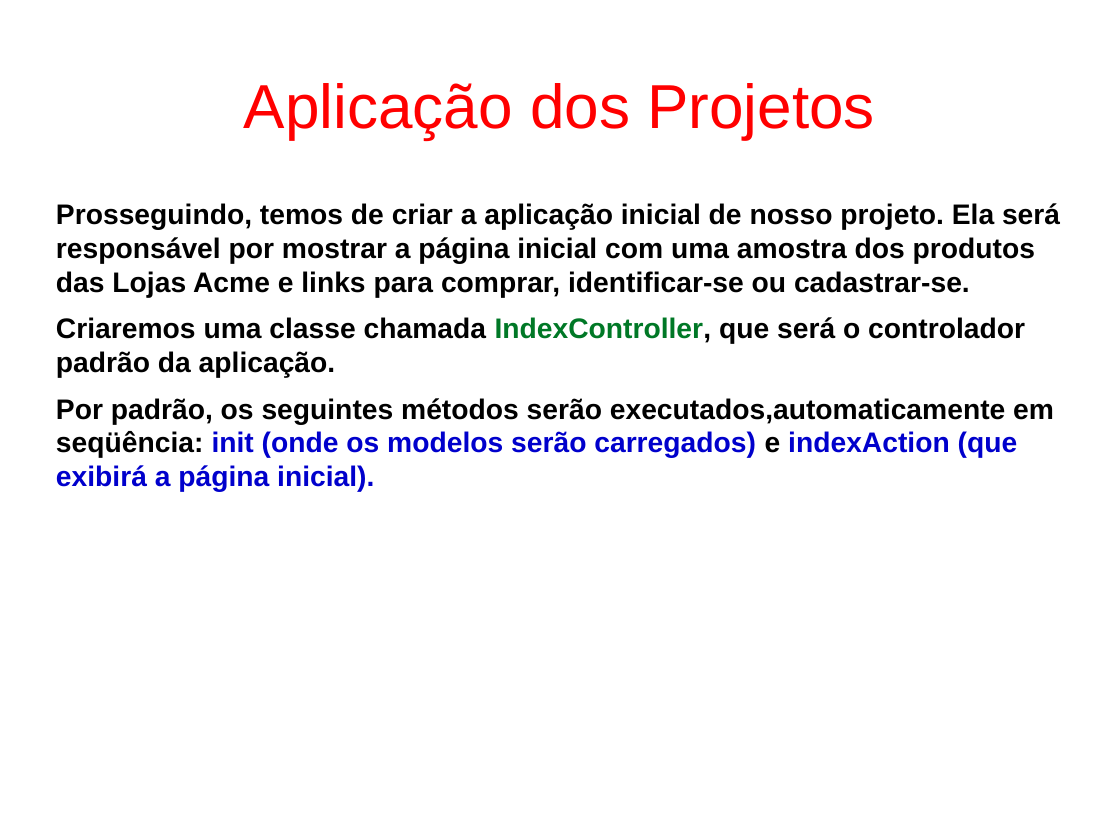
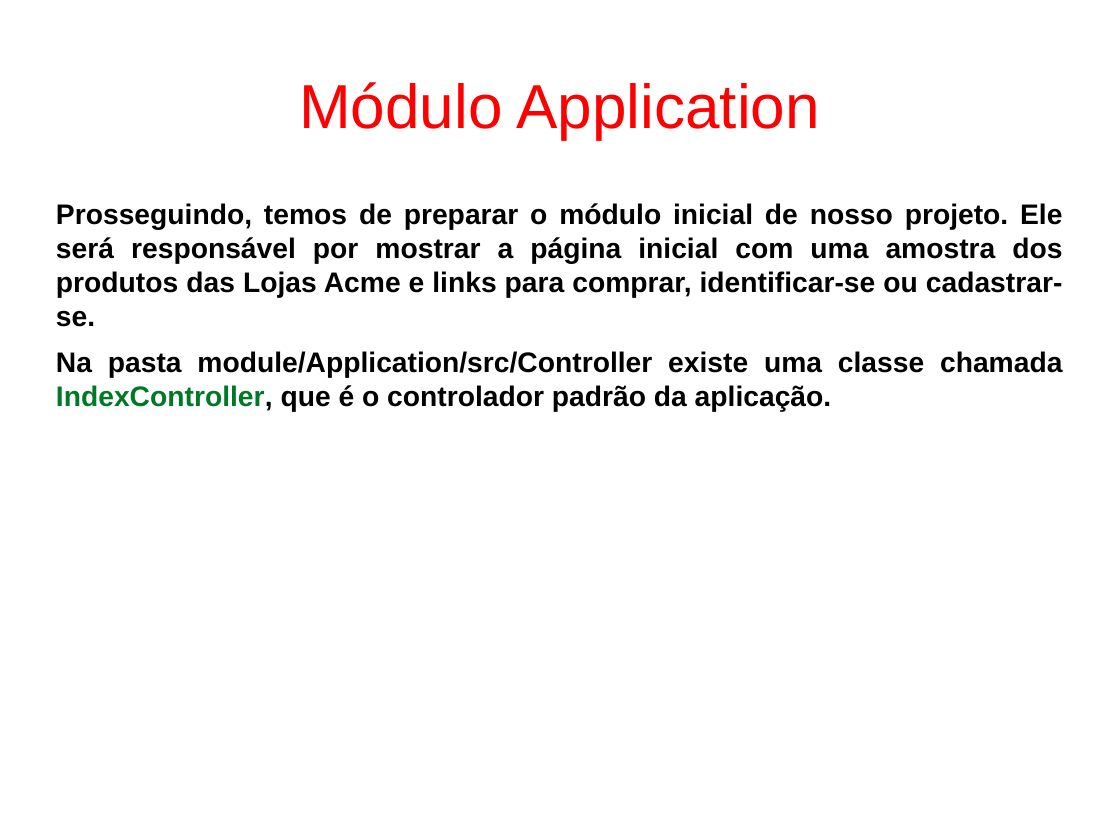
Before and after one commit to fgsl/lojasacme, a slide deck: slide 46 of docs/tutorial.odp (slide 29 before the commit). Drawn at 1120x840 pixels with LibreOffice and Linux fonts; fonts in the diff are those of the drawing. Boxes give left, top, right and bottom in pixels: in the first picture for what was removed or moved away, otherwise in the second. Text is boxed around its words. In the diff, an @@ line names an element or a change of style, - is before the commit and + after.

```diff
--- a/docs/tutorial.odp
+++ b/docs/tutorial.odp
@@ title at (x1=299, y1=82, x2=819, y2=139): text changed @@
-Aplicação dos Projetos
+Módulo Application
@@ text at (x1=56, y1=203, x2=1063, y2=412): text changed @@
-Prosseguindo, temos de criar a aplicação inicial de nosso projeto. Ela será responsável por mostrar a página inicial com uma amostra dos produtos das Lojas Acme e links para comprar, identificar-se ou cadastrar-se.
-Criaremos uma classe chamada IndexController, que será o controlador padrão da aplicação.
-Por padrão, os seguintes métodos serão executados,automaticamente em seqüência: init (onde os modelos serão carregados) e indexAction (que exibirá a página inicial).
+Prosseguindo, temos de preparar o módulo inicial de nosso projeto. Ele será responsável por mostrar a página inicial com uma amostra dos produtos das Lojas Acme e links para comprar, identificar-se ou cadastrar-se.
+Na pasta module/Application/src/Controller existe uma classe chamada IndexController, que é o controlador padrão da aplicação.
```
Also in this commit, not shown: 62 other slides changed, 26 slides added, 11 slides removed, 17 other files.
